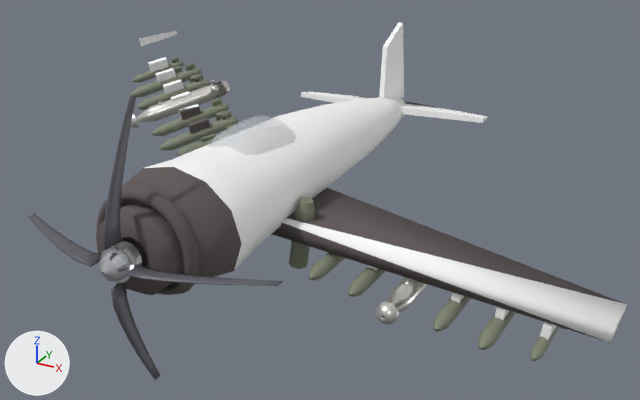
An edit to the glTF model assets/us/aircraft/a1_skyraider_crashed.glb, drawn before and after from the same camera.
Both versions are drawn from a 50 mm camera at (8.72, -10.02, 6.8) aimed at (0.49, 4.94, -0.68). Lighting does not change. The marker at lower left points along +X, +Y and +Z. The first picture is the older version. Where no turn or scale is listed for an object, it has been applied to the vertices.

Objects in the first picture: 'A1_Propeller', 'A1_Skyraider_Body', 'Ord_L2_Mk82', 'Ord_L3_Mk82', 'Ord_L4_Napalm', 'Ord_L6_Mk82', 'Ord_R1_RocketPod', 'Ord_R2_Mk82', 'Ord_R4_Napalm', 'Ord_R5_Mk82', 'Ord_R6_Mk82', 'wreck_wing_l' and 5 more.
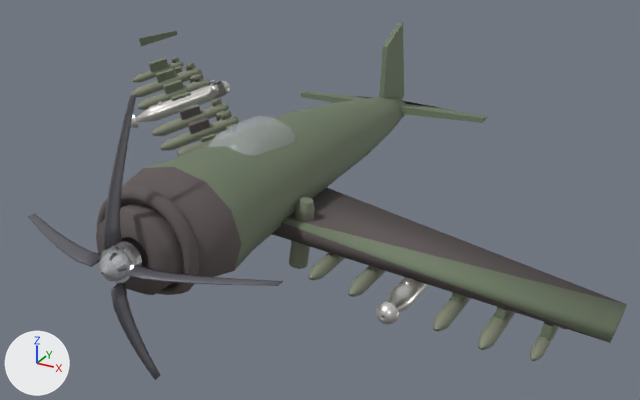
The newer file is also turned or shifted as a whole; pictures and numbers use the older file's frame.

What changed in the scene script:
```text
Change mat_a1_vietnamcamo:
    mat_a1_vietnamcamo.base_color: (1.0, 1.0, 1.0) -> (0.16, 0.2, 0.13)  # white #ffffff -> greyish green #6f7c65
```

Where the change shows, as pixel boxes (x1, y1, x2, y2) in the pictures (640 x 400 px):
'A1_Skyraider_Body', recoloured: (141, 22, 627, 343) in both
'wreck_wing_l', recoloured (darker): (139, 31, 200, 120) in both
